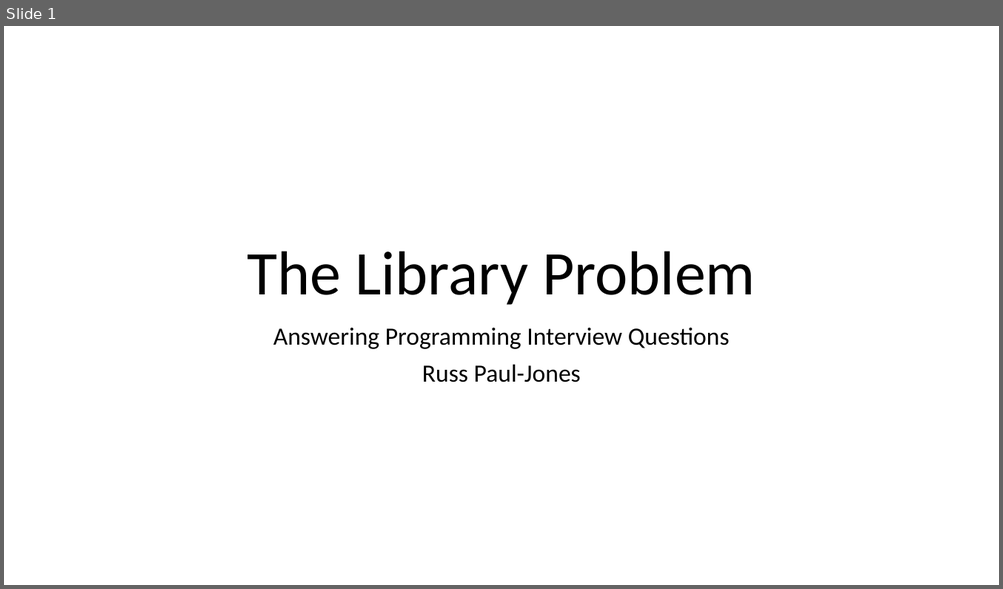
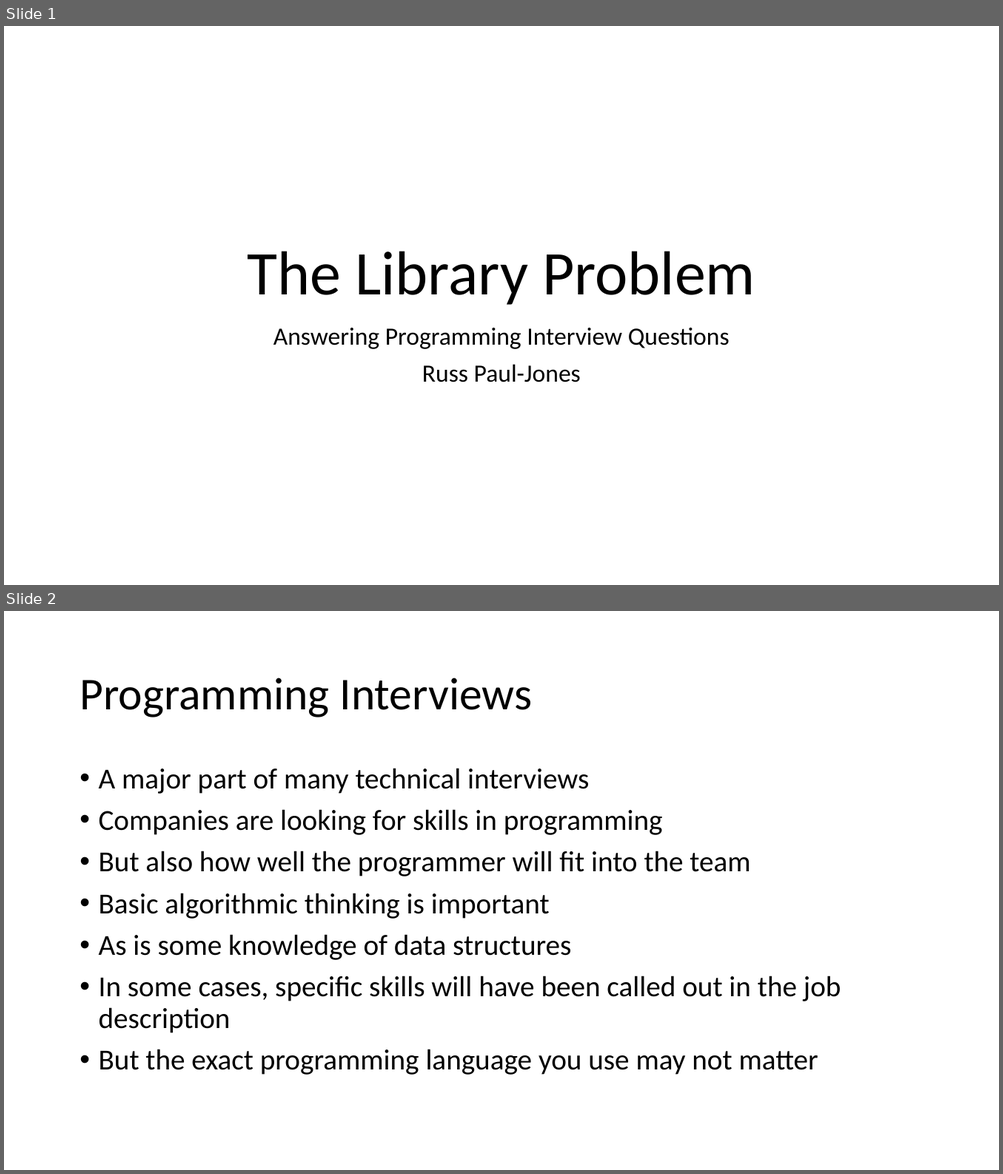
Before and after one commit to russpj/Library, a slide deck: The Library Problem.pptx. Shown one above the other, each under a label of ours: slide 1 before the commit, slides 1 and 2 after it. The pictures are 1003x589 and 1003x1174 pixels, drawn with LibreOffice and Linux fonts; fonts in the diff are those of the drawing. Boxes give left, top, right and bottom in pixels: in the first picture for what was removed or moved away, otherwise in the second. Text is boxed around its words. In the diff, an @@ line names an element or a change of style, - is before the commit and + after.

```diff
--- a/The Library Problem.pptx
+++ b/The Library Problem.pptx
@@ slide 2 added at (4,611,999,1170), background #FFFFFF @@
@@ title added at (79,678,532,718), 44 pt, text #000000 @@
+Programming Interviews
@@ text added at (99,768,841,1075), 28 pt, text #000000 @@
+• A major part of many technical interviews
+• Companies are looking for skills in programming
+• But also how well the programmer will fit into the team
+• Basic algorithmic thinking is important
+• As is some knowledge of data structures
+• In some cases, specific skills will have been called out in the job description
+• But the exact programming language you use may not matter
```
Also in this commit, not shown: 2 other slides added, 1 slide removed.
